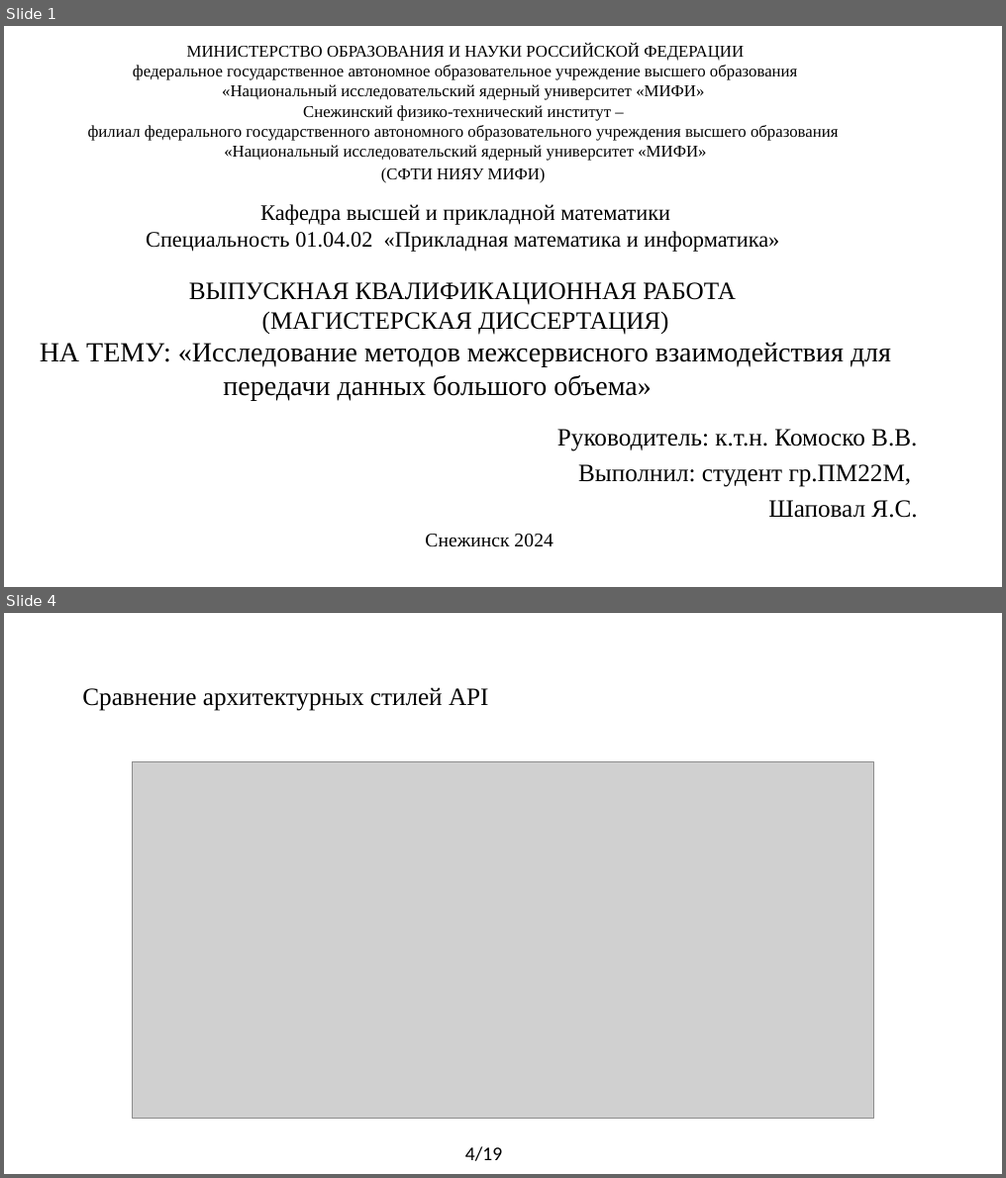
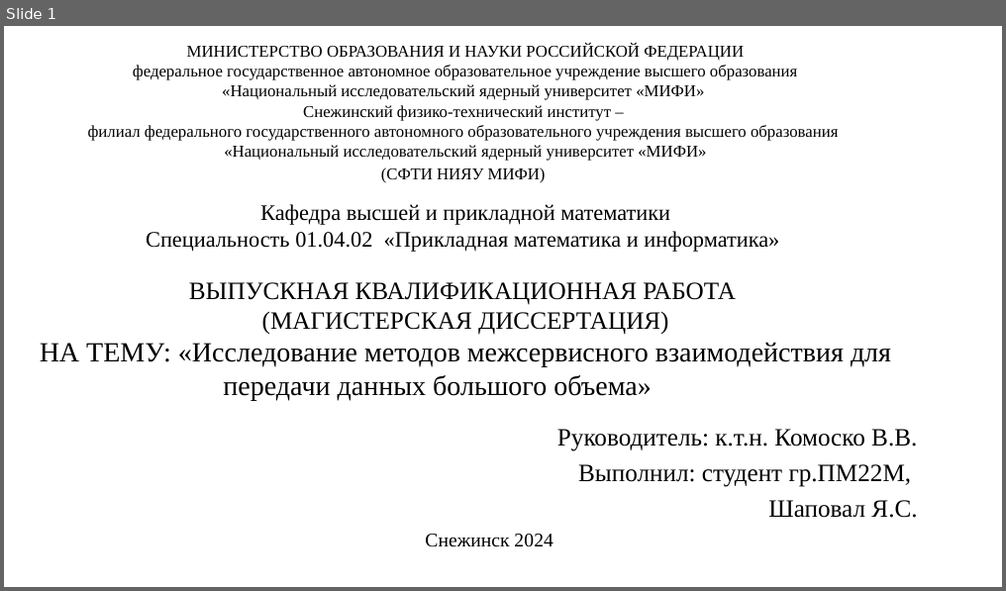
Before and after one commit to yaroslavshap/Http1_Http2_speed, a slide deck: documents/Презентация_Шаповал.pptx. Shown one above the other, each under a label of ours: slides 1 and 4 before the commit, slide 1 after it; the slides between them are not shown. The pictures are 1006x1178 and 1006x591 pixels, drawn with LibreOffice and Linux fonts; fonts in the diff are those of the drawing; grey boxes stand for pictures. Boxes give left, top, right and bottom in pixels: in the first picture for what was removed or moved away, otherwise in the second. Text is boxed around its words. In the diff, an @@ line names an element or a change of style, - is before the commit and + after.

```diff
--- a/documents/Презентация_Шаповал.pptx
+++ b/documents/Презентация_Шаповал.pptx
@@ slide 4 removed at bbox=[4, 613, 1002, 1174], background #FFFFFF @@
@@ title removed at bbox=[82, 687, 489, 711] @@
-Сравнение архитектурных стилей АРІ
@@ picture removed at bbox=[132, 762, 873, 1119] @@
@@ text removed at bbox=[465, 1147, 502, 1161] @@
-4/19
```
Also in this commit, not shown: 11 slides changed, 6 slides added, 5 other slides removed, 1 other file.
